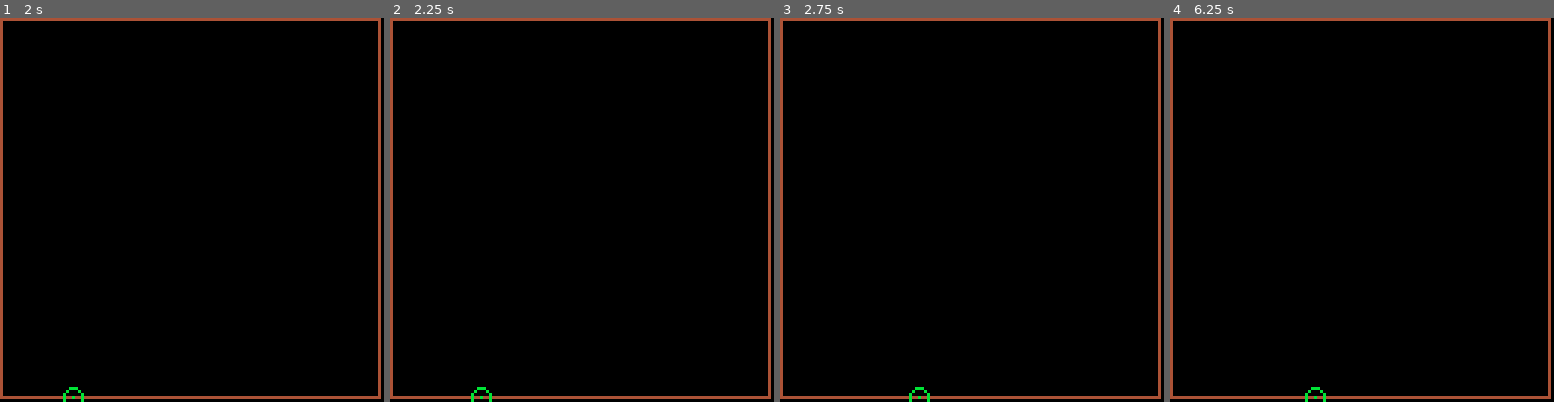
Above: before the commit, frames 1-4 (left to right).
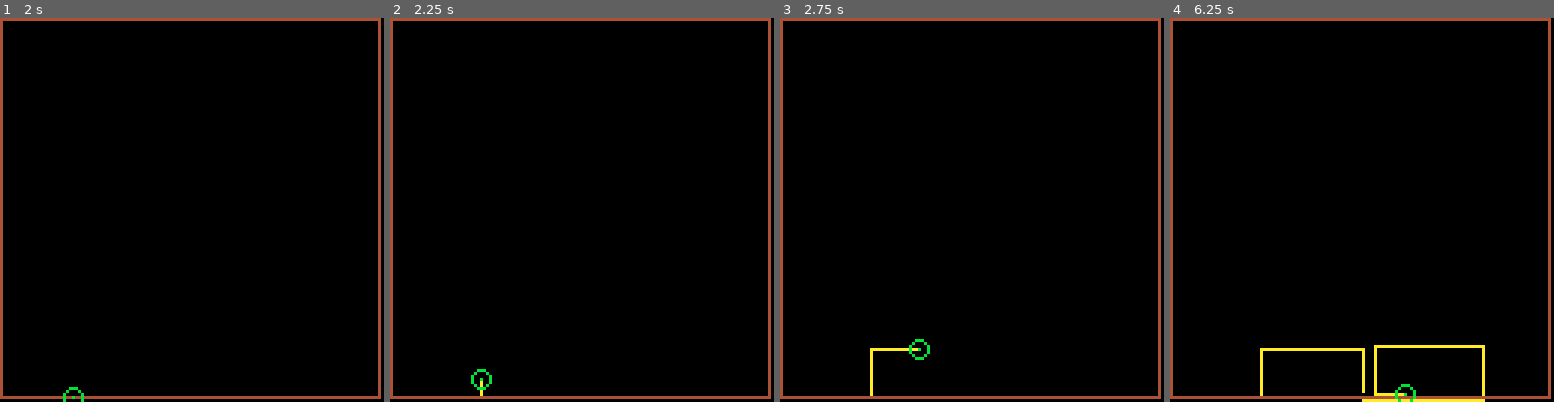
Above: after the commit, the same moments.

Repository: shen-sat/qix
Game: PICO-8 cartridge qix.p8
Same seed, same stepped clock (60 frames per second), same inputs: the game is played once before the commit and once after it.
Inputs:
- Up to frame 1 (2 s): hold Right from 1.6 s (still down)
- Up to frame 2 (2.25 s): release Right at 2.1 s; hold Up from 2.15 s (still down)
- Up to frame 3 (2.75 s): release Up at 2.42 s; hold Right from 2.47 s (still down)
- Up to frame 4 (6.25 s): release Right at 3.03 s; hold Left 3.08-3.58 s; hold Down 3.63-3.97 s; hold Right 4.02-4.68 s; hold Up 4.73-5.03 s; hold Left 5.08-5.68 s; hold Down 5.73-6.03 s; hold Right from 6.08 s (still down)

Frame 1 is identical in both runs. In frame 2, 0.2% of the frame differs, in the area x 21-27%, y 91-100%; in frame 3, 0.4%; in frame 4, 1.3%, in the area x 23-83%, y 85-100%.

Commit message:
Add player draw, no restrictions

Diff:
--- a/qix.p8
+++ b/qix.p8
@@ -126,10 +126,11 @@
   background_color = 0
   fill_color = 2
 
+  lines = {}
+  player_is_drawing = false
+
   game.update = level_update
   game.draw = level_draw
-
-  counter = false
 end
 
 function level_update()
@@ -139,20 +140,21 @@
   if btn(2) then
    local next_x, next_y = player.x, player.y - player.speed
    player_move(next_x, next_y, 'up', false)
-  end
-  if btn(3) then
+  elseif btn(3) then
    local next_x, next_y = player.x, player.y + player.speed
    player_move(next_x, next_y, 'down', false)
-  end
-  if btn(0) then
+  elseif btn(0) then
    local next_x, next_y = player.x - player.speed, player.y
    player_move(next_x, next_y, 'left', false)
-  end
-  if btn(1) then
+  elseif btn(1) then
    local next_x, next_y = player.x + player.speed, player.y
    player_move(next_x, next_y, 'right', false)
   end
 
+
+  player.prev_x = player.x
+  player.prev_y = player.y
+
 end
 
 function level_draw()
@@ -171,11 +173,19 @@
 
 end
 
+function create_line()
+ local line_part = { x0 = player.x, y0 = player.y, x1 = player.prev_x, y1 = player.prev_y, col = draw_color }
+ add(lines,line_part)
+end
+
 function player_move(next_x, next_y, direction, player_move_called_already)
  local compass_points = get_compass_points(next_x, next_y)
 
  if pget(next_x, next_y) == path_color and compass_points_contain_color(compass_points, background_color) then
   player.x, player.y = next_x, next_y
+ elseif pixel_is_drawable(next_x, next_y) then
+  player.x, player.y = next_x, next_y
+  create_line()
  else
   if player_move_called_already then return end
   if direction == 'up' then
